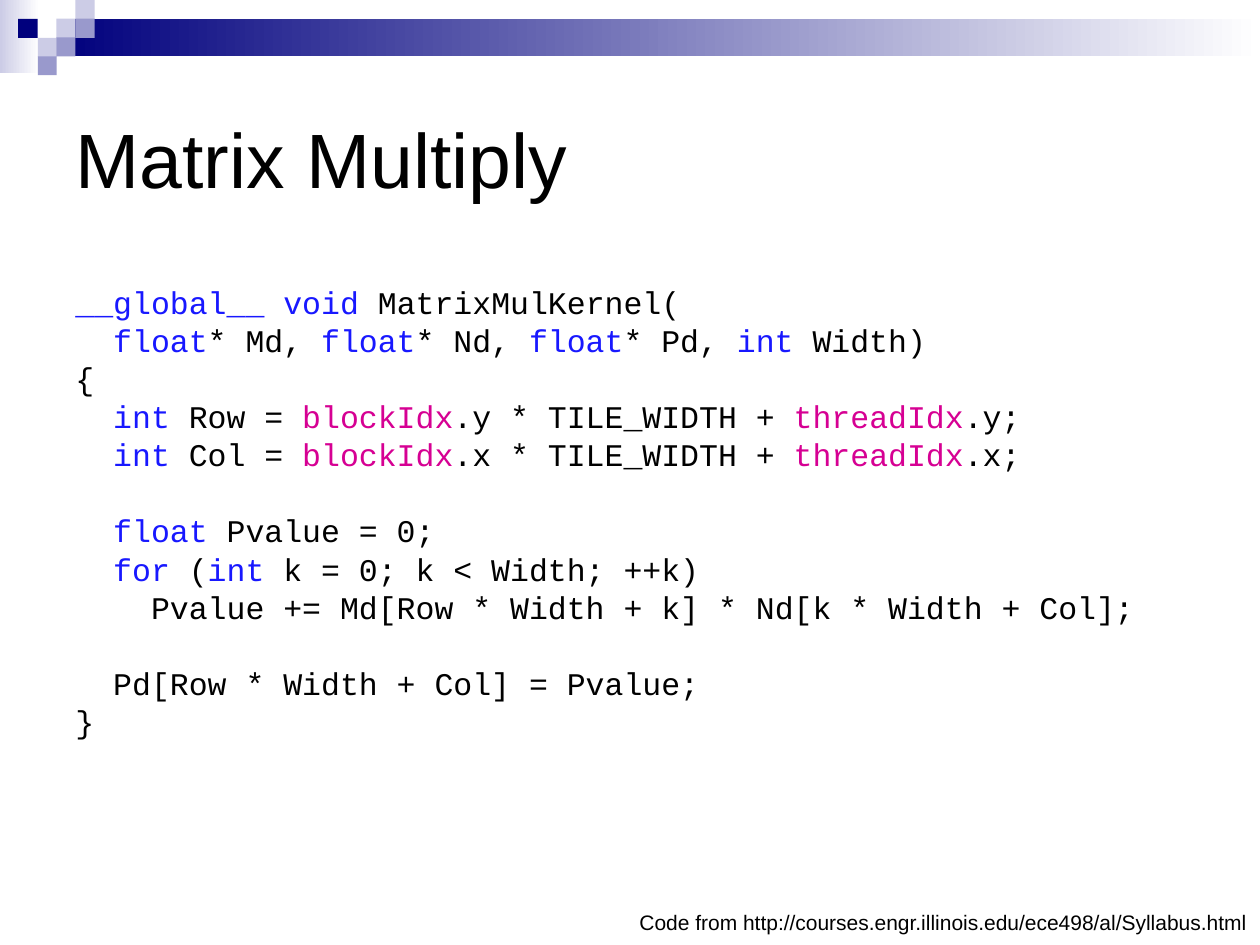
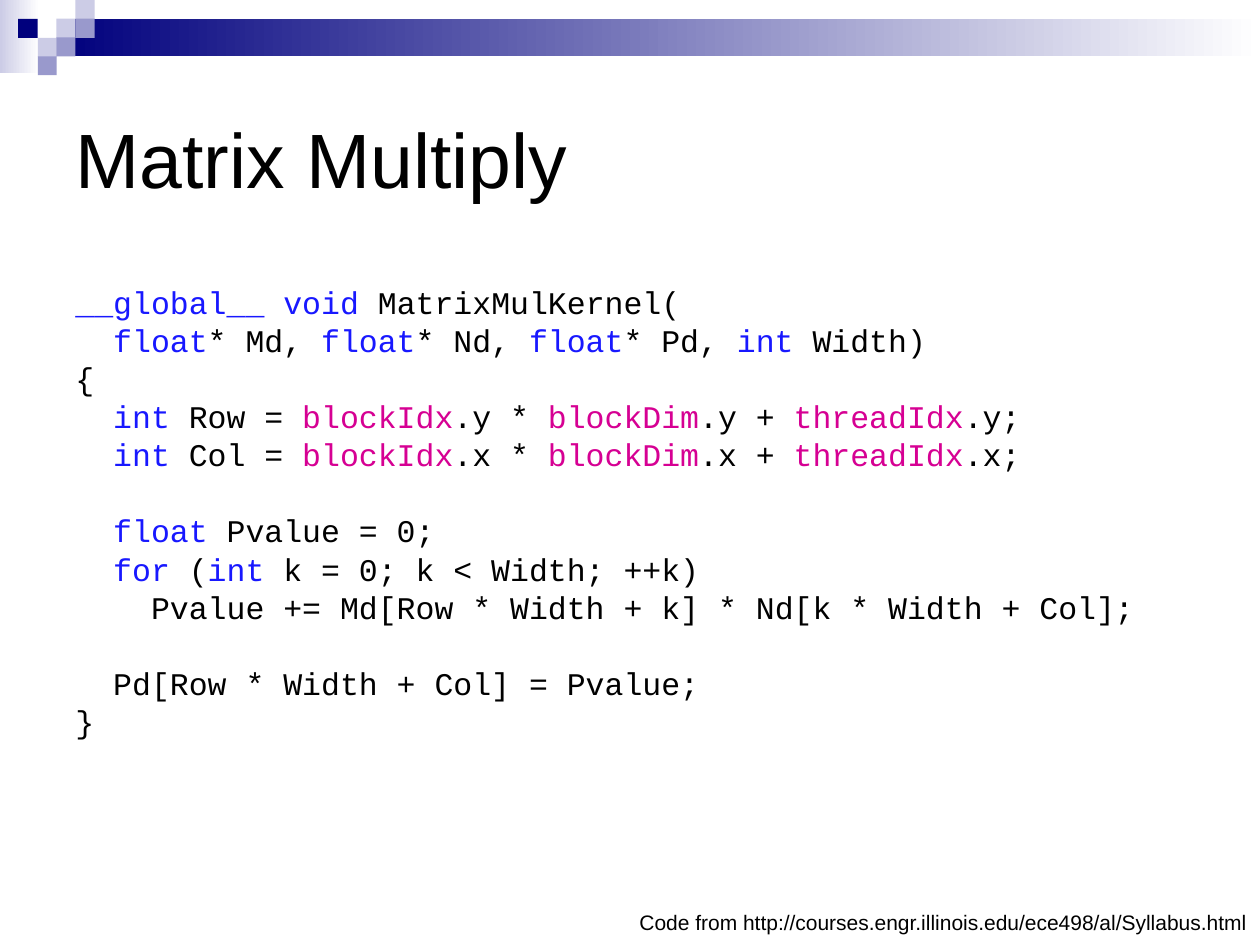
Before and after one commit to CIS565-Spring-2012/cis565-spring-2012.github.com, a slide deck: slide 75 of lectures/01-30-CUDA-Intro-2-of-2.ppt. Drawn at 1260x945 pixels with LibreOffice and Linux fonts; fonts in the diff are those of the drawing. Boxes give left, top, right and bottom in pixels: in the first picture for what was removed or moved away, otherwise in the second. Text is boxed around its words. In the diff, an @@ line names an element or a change of style, - is before the commit and + after.

Commit message:
Tweaked slides

```diff
--- a/lectures/01-30-CUDA-Intro-2-of-2.ppt
+++ b/lectures/01-30-CUDA-Intro-2-of-2.ppt
@@ text at (113,405,1021,472): text changed; text colour #000000 to #D60093 @@
-int Row = blockIdx.y * TILE_WIDTH + threadIdx.y;
-int Col = blockIdx.x * TILE_WIDTH + threadIdx.x;
+int Row = blockIdx.y * blockDim.y + threadIdx.y;
+int Col = blockIdx.x * blockDim.x + threadIdx.x;
```
Also in this commit, not shown: 1 other slide changed, 1 other file.
